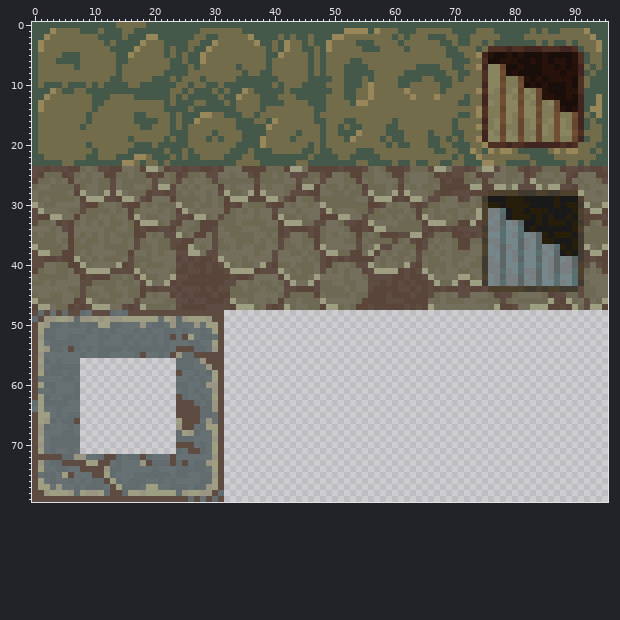
Sprite sheet -- map/base_tileset.png. That is the earlier state.
The file is 384x320 pixels, drawn in blocks of 4x4; one block is one cell here. Colours within 5 levels of each other are drawn and written as one.
And afterwards:
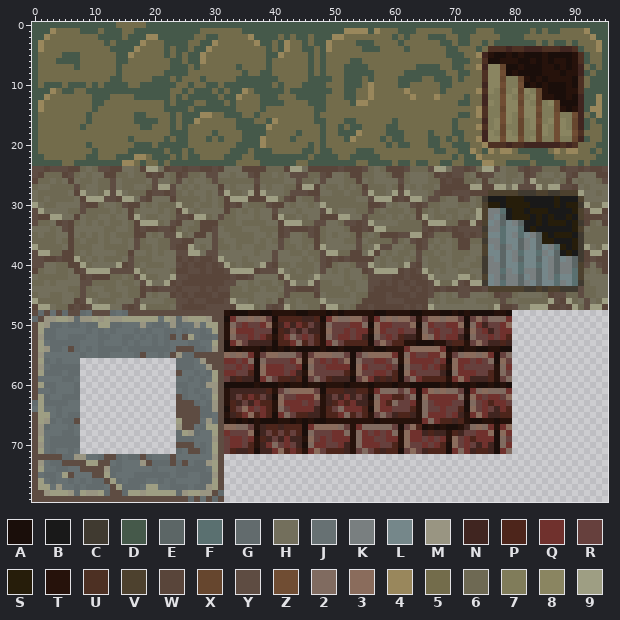
Palette (. is transparent): A #1a0e0a  B #191919  C #403a30  D #45594a  E #5c6666  F #5a7070  G #626b6d  H #736f5c  J #677173  K #797f80  L #75878a  M #999582  N #402520  P #4d251b  Q #70312d  R #66403d  S #261d0a  T #26120b  U #4d3023  V #4d412e  W #59453a  X #66462e  Y #5e4c42  Z #704d33  2 #806b60  3 #8a6c5c  4 #99875c  5 #736c4b  6 #6e6953  7 #807c5a  8 #8a8561  9 #9e9e83
Difference:
@@ x 30..81 @@
 47 YYYW9996HYWY96HH66W996H6WWYWWWWWYWYW9HHHHHHHHH69WWYH
-48 YY..................................................
-49 YY..................................................
-50 9Y..................................................
-51 9Y..................................................
-52 JY..................................................
-53 9Y..................................................
-54 MY..................................................
-55 YY..................................................
-56 YY..................................................
-57 YY..................................................
-58 9Y..................................................
-59 9Y..................................................
-60 MY..................................................
-61 MY..................................................
-62 9Y..................................................
-63 MY..................................................
-64 MY..................................................
-65 JY..................................................
-66 JY..................................................
-67 9Y..................................................
-68 9Y..................................................
-69 MY..................................................
-70 9Y..................................................
-71 9Y..................................................
+48 YYTAAATTAATTTTAATTTATATTTTTAATTTTAATTTAATATAAAATTA..
+49 YYAQ22323RAPPPPNNPAQ32233RTQ23233RTR33233RAR3R222Q..
+50 9YT2RQRRQ3TNQNQPRNT2RRRQQ2A3QQRRR3A2QRRQQ3A2QNRRQ3..
+51 9YT3QQQRRRAPNRNRNNT3RRQRQQT3QRRQRRT2RQRRQRT3RQNRQQ..
+52 JYT2RRQRQPTPQ2RQRPT2RQQRQNA2RQRPNNT32QRQQNA2RRQRQP..
+53 9YAQ3RNNNNAPPQ2PRPTQ2RPPPPAR3RPPTTAAATTNPPTR3RNNPN..
+54 MYATATTTATATATAAAATAATAAATTAATTTQ33333QATATTAATTAA..
+55 YY3232QTR33222RTR33322RAR23333QT2QRRQQ3TR23323QAR2..
+56 YYQQRQ2A2RRRRQ3T3RQRQR3A2RRQQR2T3QQQQRQA3QQRQR2A3R..
+57 YYRRQRQA3QQQRRQA2RRQQQQA3QRRRQRA2RRQRQPT3QRRRRRT2Q..
+58 9YQQRRPA3QQQRQNT3RRRRRPT3RRQQRPA3QRRRRNA2QQQRRPT2R..
+59 9YRNPNNAQ2RPPNPAR2RPNNNAR3QNPNPAR2QPPPPTQ3QNNNPTR2..
+60 MYAAAAATAAATATTATTATTTATTTATTTATTAAAAATATAATAATATA..
+61 MYTNNNNNNPTR23333RAPPPNNPPTQ222R2QAQ32322RAQ23222Q..
+62 9YTNRPQPRNA3RRQQQ3TNRNQNRNA2QQPPR2A3QQQQQ2T3QRQQR3..
+63 MYTPNRNQPPT3QQQRQRTNPQPQNNT3QP2RRQT2RQQQRRA2RQPQQR..
+64 MYAPR3QRQPT2RQQQQNTPR2QQQPA3QQRRRPT2RRQRRPA3RQRNQP..
+65 JYTNPQ3PQPAQ2RPPNNTPPQ2PRPTR2RNPPNT2QQQRQNTQ3QNNPP..
+66 JYATATATAAATTATATAATTTTTTTTATTTTTTTQ2QPPNPTAATTATT..
+67 9Y3322RTNPPNPPPAQ33332RTQ22222RAR3PATATAATN232QTQ3..
+68 9YQRRR3ANRPRPRPA2RRRQQ2T2QRQRQ2T3QQNPNNTPNRRQQ3A3Q..
+69 MYRQQRQTPNRNQNNT3RQRQQQT2QQRRQQT3QQRQRQT3RQPQQQA2R..
+70 9YRQQRPTNQ2RQRNA2QQRRQNT2QQQRRPT3RRQRQPA3RQRNQNA2Q..
+71 9YRPNNPANNQ3PQPTQ3RPPPNTR2RPNPPAR3RNPPPAQ2QNPPNAQ2..
 72 MY..................................................
